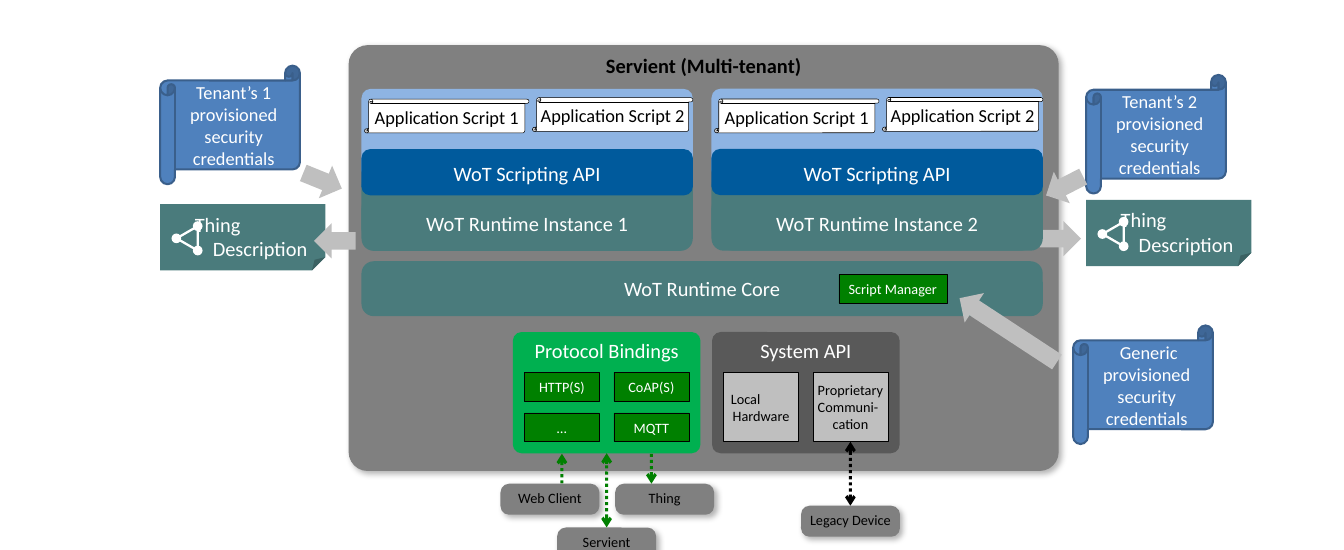
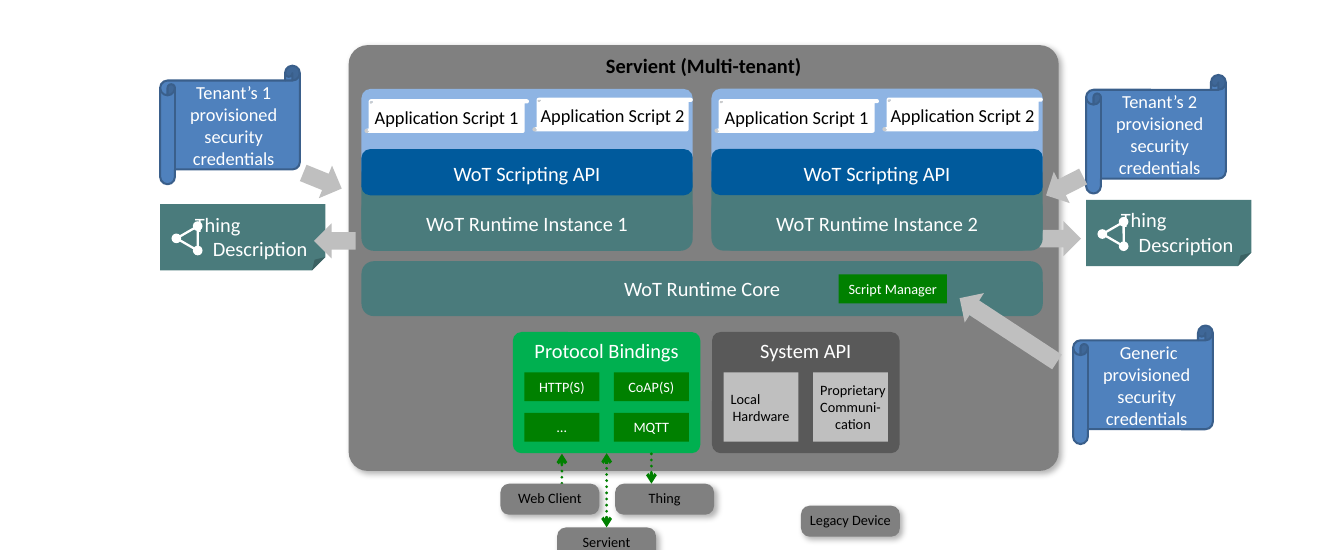
Before and after one commit to w3c/wot-security, a slide deck: slide 8 of images/Security_scenarios.pptx. Drawn at 1344x550 pixels with LibreOffice and Linux fonts; fonts in the diff are those of the drawing. Boxes give left, top, right and bottom in pixels: in the first picture for what was removed or moved away, otherwise in the second. Text is boxed around its words. In the diff, an @@ line names an element or a change of style, - is before the commit and + after.

```diff
--- a/images/Security_scenarios.pptx
+++ b/images/Security_scenarios.pptx
@@ text in rectangle at <box>820,385,885,429</box>: text changed @@
-Proprietary
-Communi-
-cation
+Proprietary
+Communi-
+cation
@@ outline #000000 0.51 pt to none in 11 elements at <box>813,372,888,441</box>, <box>724,372,798,441</box>, <box>524,372,599,401</box>, <box>614,372,688,401</box>, <box>614,413,688,441</box>, <box>364,99,529,133</box>, <box>532,98,693,131</box>, <box>715,99,879,133</box>, <box>883,98,1043,131</box>, <box>839,274,947,303</box>, <box>524,413,599,441</box> @@
@@ text in rectangle at <box>731,394,790,421</box>: text changed @@
-Local
-Hardware
+Local
+Hardware
@@ freeform shape removed at <box>851,441,851,505</box> @@
```
Also in this commit, not shown: 9 other slides changed, 2 other files.
